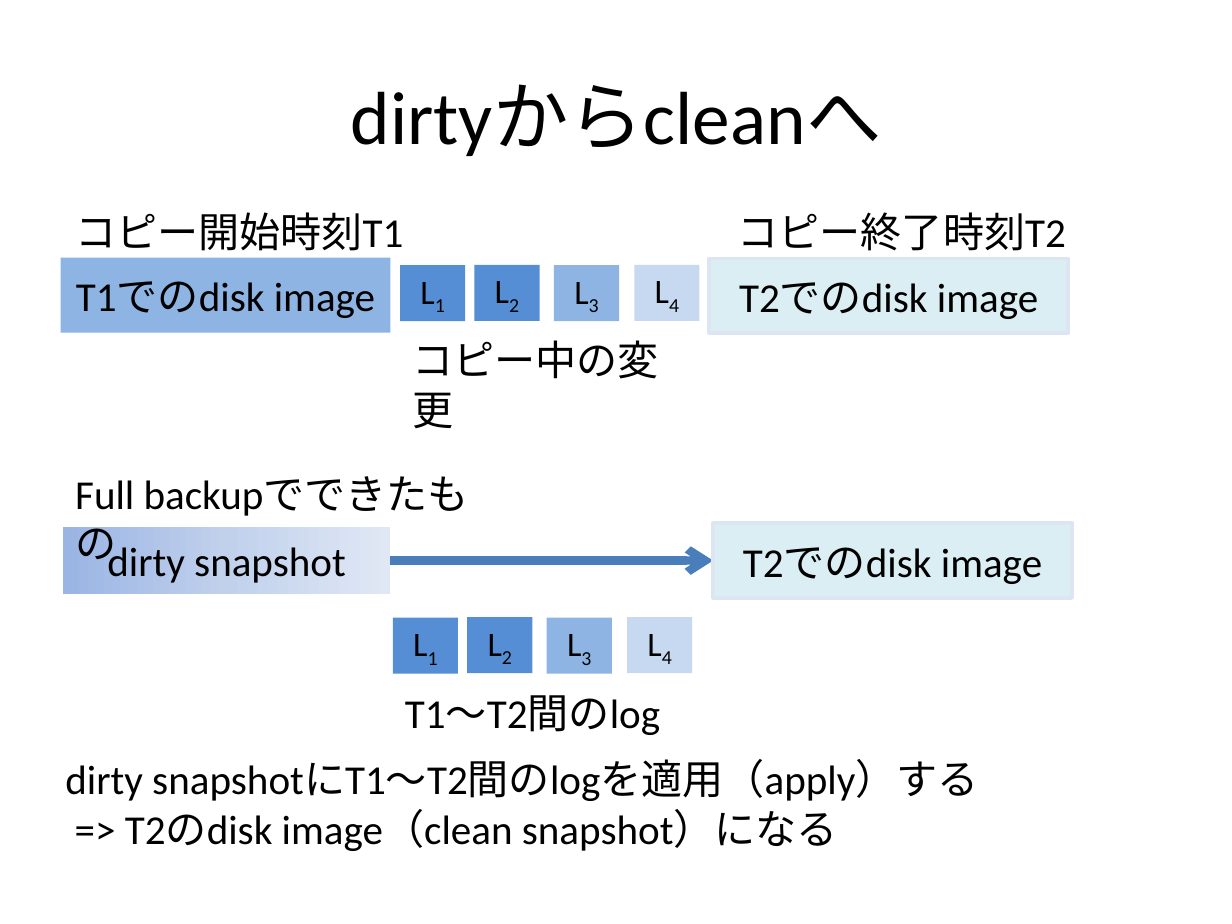
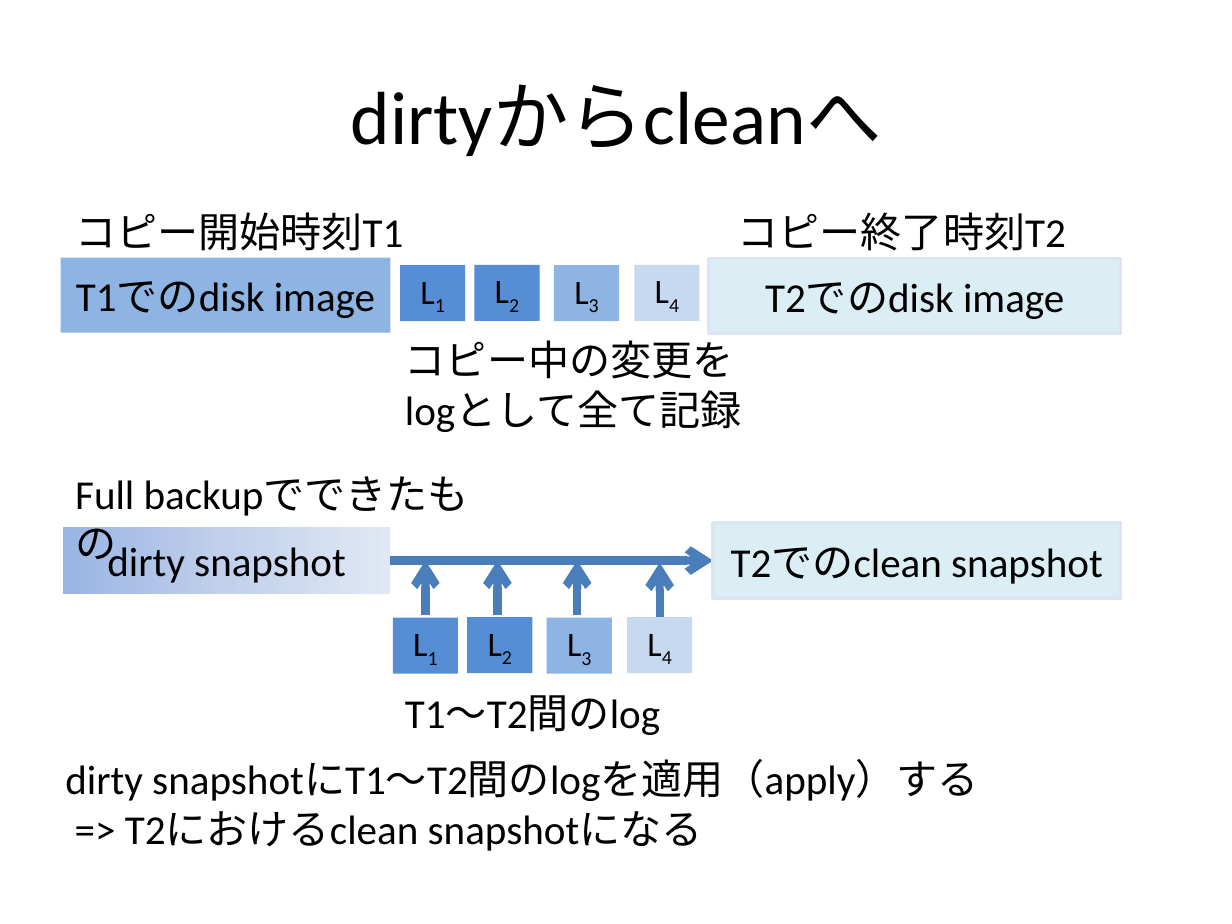
Before and after one commit to walb-linux/walb-tools, a slide deck: slide 13 of doc/walb-is-hard.pptx (slide 10 before the commit). Drawn at 1232x924 pixels with LibreOffice and Linux fonts; fonts in the diff are those of the drawing. Boxes give left, top, right and bottom in pixels: in the first picture for what was removed or moved away, otherwise in the second. Text is boxed around its words. In the diff, an @@ line names an element or a change of style, - is before the commit and + after.

```diff
--- a/doc/walb-is-hard.pptx
+++ b/doc/walb-is-hard.pptx
@@ rectangle "T2でのdisk image": place and size @@
-rectangle "T2でのdisk image" at [710, 259, 1068, 334]
+rectangle "T2でのdisk image" at [710, 259, 1121, 334]
@@ text at [405, 340, 742, 432]: text changed @@
-コピー中の変更
+コピー中の変更をlogとして全て記録
@@ rectangle "T2でのclean snapshot": place and size @@
-rectangle "T2でのclean snapshot" at [713, 524, 1072, 599]
+rectangle "T2でのclean snapshot" at [713, 524, 1121, 599]
@@ arrow added from (425, 615) to (425, 561), #4B7EBC 4.75 pt @@
@@ arrow added from (498, 615) to (498, 561), #4B7EBC 4.75 pt @@
@@ arrow added from (578, 615) to (578, 561), #4B7EBC 4.75 pt @@
@@ arrow added from (659, 617) to (659, 563), #4B7EBC 4.75 pt @@
@@ text in rectangle at [731, 547, 1103, 584]: text changed @@
-T2でのdisk image
+T2でのclean snapshot
@@ text at [125, 811, 703, 851]: text changed @@
-=> T2のdisk image（clean snapshot）になる
+=> T2におけるclean snapshotになる
```
Also in this commit, not shown: 13 other slides changed, 5 slides added, 1 slide removed.
